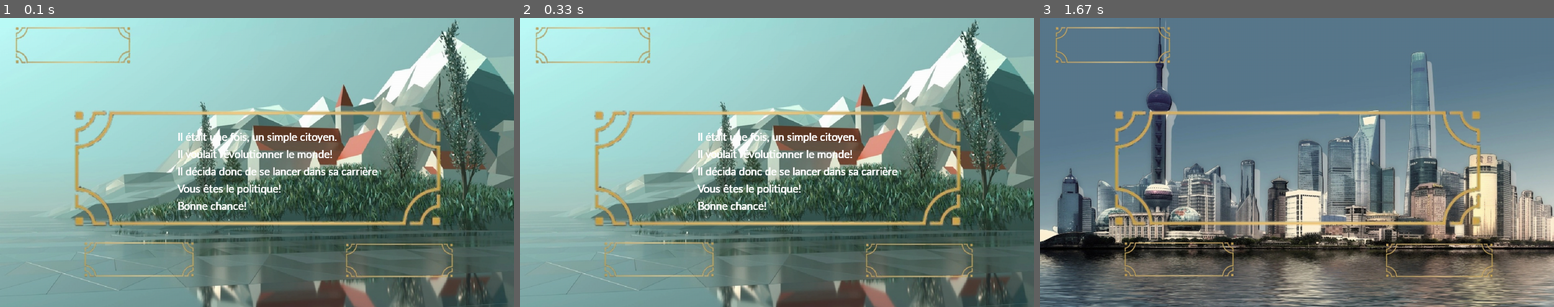
Above: before the commit, frames 1-3 (left to right).
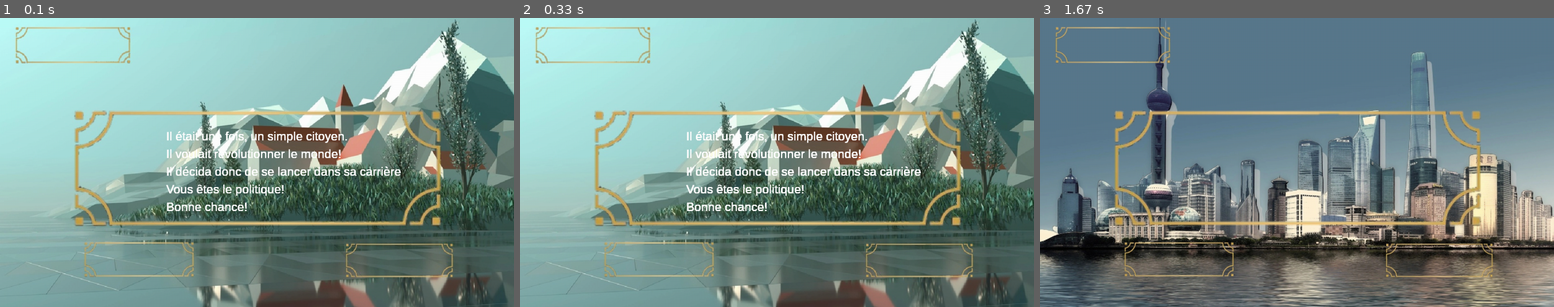
Above: after the commit, the same moments.

Repository: QuentinBubu/trophees-nsi-2022
Game: pygame game, started from main.py
Two runs of this game, one before a commit and one after it. Both use one fixed random seed, a clock stepped at 60 frames per second and the inputs below.
Inputs (mouse positions are in pixels of both pictures, inside the frame that each line leads up to):
- Up to frame 1 (0.1 s): no input
- Up to frame 2 (0.33 s): no input
- Up to frame 3 (1.67 s): press the mouse at (1158, 263) at 0.37 s; move the mouse to (1219, 174) at 0.47 s; release the mouse at (1276, 84) at 0.6 s

The runs differ from the first frame. In frame 1, 2.5% of the frame differs, in the area x 32-78%, y 39-67%; in frame 2, 2.5%; in frame 3, nothing differs.

Commit message:
Fix: boutons clickables à la fin

Diff:
--- a/main.py
+++ b/main.py
@@ -2,7 +2,7 @@
 from src.screen import Screen
 from src.gestion import Gestion
 from src.utils.texts import T_FIN_DICT_VIDE, T_PROLOGUE
-from src.utils.constante import FIN_DICT_VIDE, GRADE, EVENT, DATE
+from src.utils.constante import FIN_DICT_VIDE, GRADE, EVENT, DATE, NOIR
 from pygameSettings import *
 from bouton import *
 g = Gestion()
@@ -30,6 +30,9 @@
         if event.type == pygame.QUIT:
             ouvert = False
         if event.type == pygame.VIDEORESIZE:
+            screen.remove_on_screen(screen.PROLOGUE)
+            screen.remove_on_screen(EVENT)
+            screen.remove_on_screen(GRADE)
             screen.set_screen(pygame.display.set_mode((event.w, event.h), pygame.RESIZABLE))
 
         # click de souris
@@ -48,7 +51,7 @@
                     ecran = screen.MAIN
                 for bouton in interragibles:
                     # Du fait que le bouton est laché, il ne peut pas y avoir de bouton clické
-                    if bouton.is_clicked():
+                    if bouton.is_clicked() and not arret:
                         choix = bouton.click()
                         g.set_event(choix, evenement)
                         g.set_attente_reponse(False)
@@ -57,11 +60,10 @@
     if ecran == screen.PROLOGUE:
         afficher_text(T_PROLOGUE, screen, screen.font, screen.PROLOGUE, (0.5, 0.5), True, BLANC)
     elif ecran == screen.MAIN: # en attente de réponse
-        if not g.get_attente_reponse(): # Si il n'attend pas de réponses
+        if not g.get_attente_reponse() and not arret: # Si il n'attend pas de réponses
             screen.remove_on_screen(screen.PROLOGUE)
             screen.remove_on_screen(EVENT)
             screen.remove_on_screen(GRADE)
-            screen.remove_on_screen('FIN')
             evenement = g.get_event() # Charger un événement
             g.set_attente_reponse(True) # Le mettre en attente d'un réponse
             if evenement[0] == False: # Si il se passe quelque chose de particulier
@@ -82,7 +84,7 @@
             afficher_text(g.jauges.temps.get_date(), screen, screen.font, DATE, (0.12, 0.17))
             g.set_fond(screen) # Mettre le fond au grade correspondant
         else:
-            afficher_text(arret[1], screen, screen.font, 'FIN')
+            afficher_text(arret[1], screen, screen.font, 'FIN', (0.5, 0.2), True, NOIR)
 
     pygame.display.flip()
     screen.clock.tick(60)
--- a/src/screen.py
+++ b/src/screen.py
@@ -20,8 +20,8 @@
         self.set_fond('image/temp_debut.jpg')
         self.clock = pygame.time.Clock()
         self.set_logo('image/logo.png')
-        self.font = pygame.font.SysFont('Candara', 30)
-        self.font50 = pygame.font.SysFont('Candara', 50)
+        self.font = pygame.font.SysFont('Arial', 30)
+        self.font50 = pygame.font.SysFont('Arial', 50)
 
 
     def set_caption(self, caption:str):
